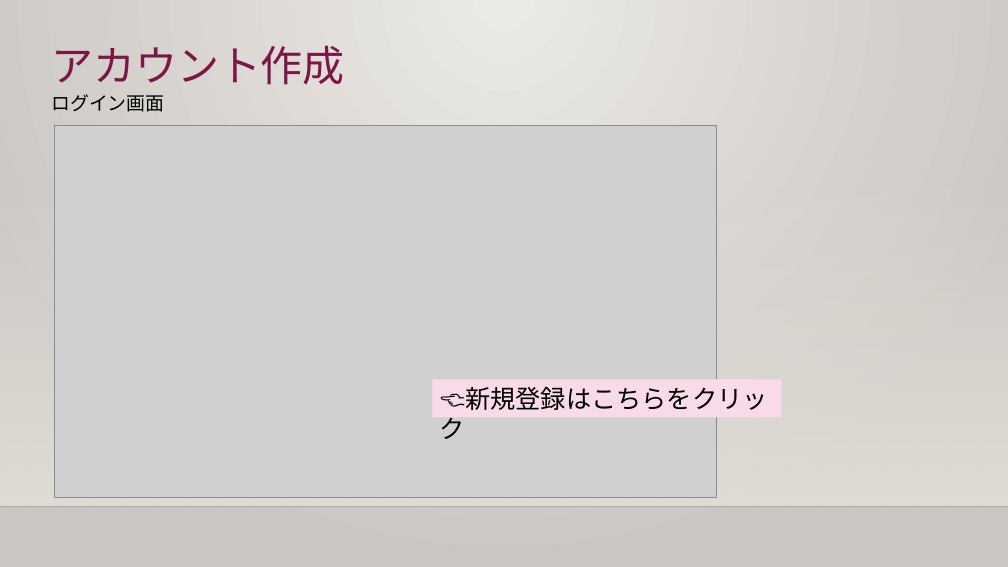
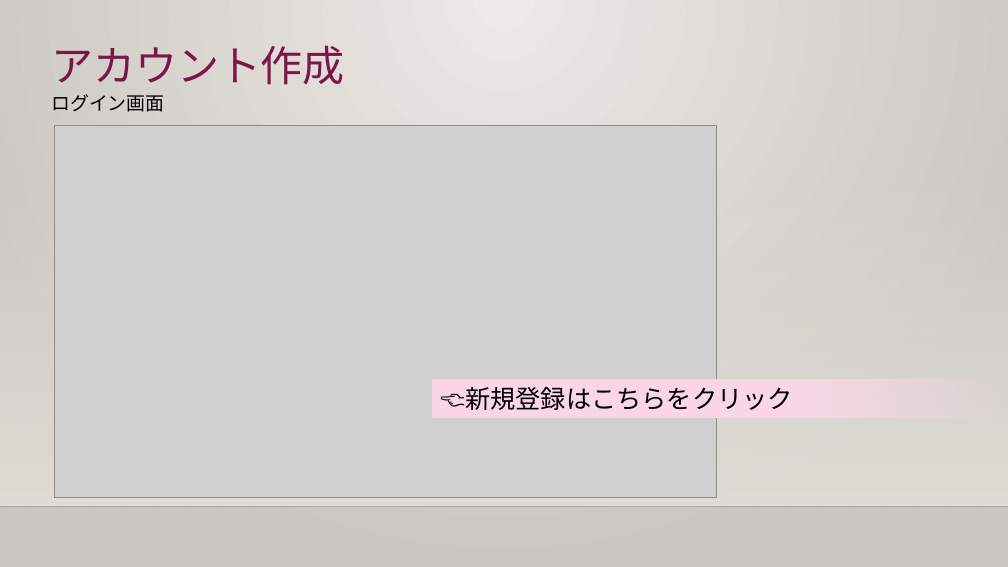
Before and after one commit to ivy239001/threerings, a slide deck: slide 7 of ThreeRings.pptx. Drawn at 1008x567 pixels with LibreOffice and Linux fonts; fonts in the diff are those of the drawing; grey boxes stand for pictures; background and template pictures are left out. Boxes give left, top, right and bottom in pixels: in the first picture for what was removed or moved away, otherwise in the second. Text is boxed around its words. In the diff, an @@ line names an element or a change of style, - is before the commit and + after.

```diff
--- a/ThreeRings.pptx
+++ b/ThreeRings.pptx
@@ rectangle "👈新規登録はこちらをクリック": place and size @@
-rectangle "👈新規登録はこちらをクリック" at [433, 380, 782, 417]
+rectangle "👈新規登録はこちらをクリック" at [433, 380, 1008, 417]
@@ rectangle "👈新規登録はこちらをクリック" at [433, 380, 1008, 417]: fill #F8DAE8 to gradient #FBD8E8 @@
```
Also in this commit, not shown: 3 other slides changed, 1 slide added.
